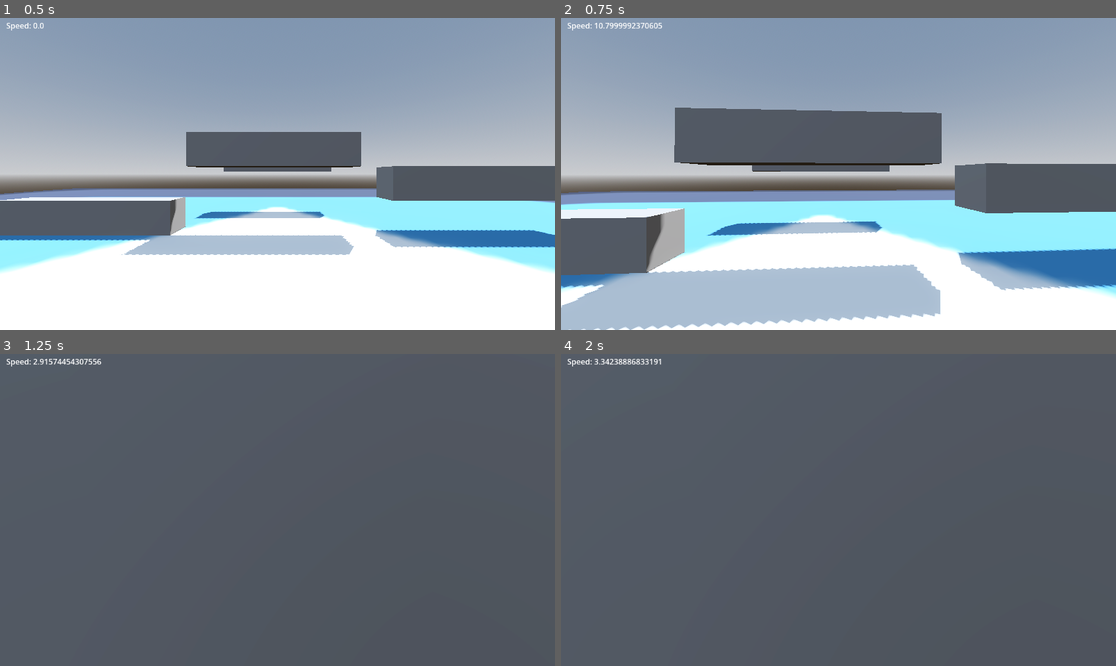
Above: before the commit, frames 1-4 (two rows, left to right).
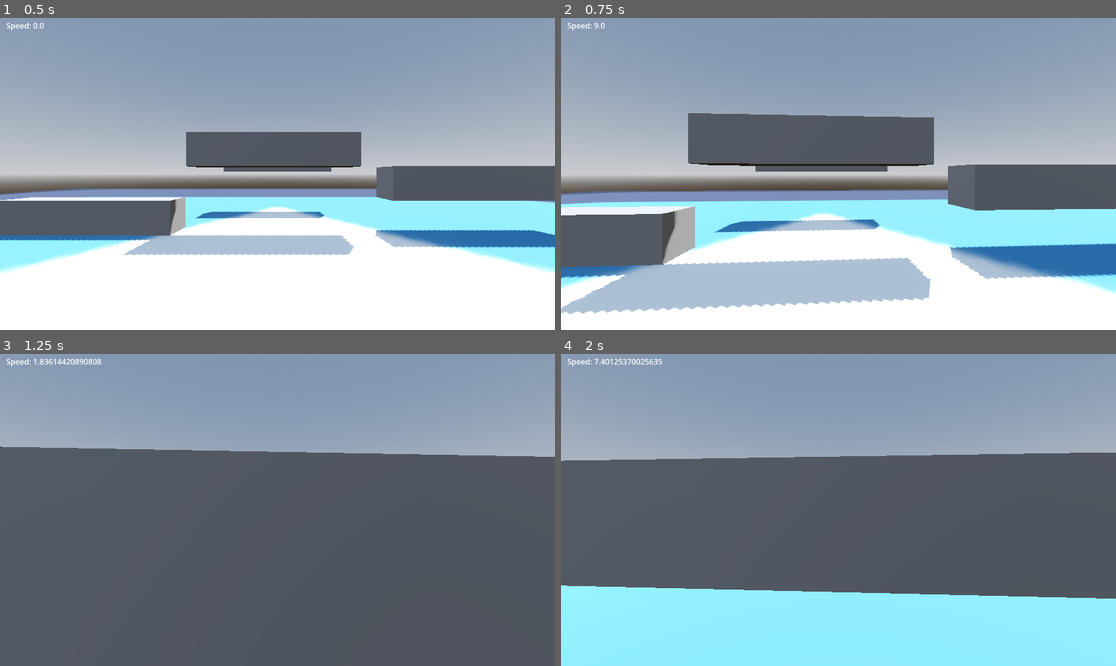
Above: after the commit, the same moments.

Repository: Sytsn/MultiplayerBounty
Game: Godot game, scene res://Scenes/Environment/world.tscn
Same seed, same stepped clock (60 frames per second), same inputs: the game is played once before the commit and once after it. The engine's default icon, where the game draws it, is replaced by a stand-in: a white triangle on a blue panel in a dark square.
Inputs (mouse positions are in pixels of both pictures, inside the frame that each line leads up to):
- Up to frame 1 (0.5 s): no input
- Up to frame 2 (0.75 s): tap Enter at 0.5 s; move the mouse to (866, 174) at 0.52 s; hold W (move_forward) from 0.53 s (still down); hold Shift (sprint) from 0.53 s (still down)
- Up to frame 3 (1.25 s): keep holding W (move_forward); keep holding Shift (sprint); tap Space (jump) at 0.77, 0.8, 1.07 s
- Up to frame 4 (2 s): keep holding W (move_forward); move the mouse to (810, 510) at 1.27 s; release Shift (sprint) at 1.28 s; tap Space (jump) at 1.35, 1.52, 1.82 s; tap Shift (sprint) at 1.55 s

Frame 1 is identical in both runs. In frame 2, 13% of the frame differs, in the area x 0-100%, y 1-100%; in frame 3, 31%; in frame 4, 56%, in the area x 0-100%, y 0-100%.

Commit message:
make player jump at lease one meter

Diff:
--- a/fps-template/Resources/Scenes/player_res.tres
+++ b/fps-template/Resources/Scenes/player_res.tres
@@ -4,7 +4,5 @@
 
 [resource]
 script = ExtResource("1_rh5lk")
-move_speed = 8.0
-air_speed = 1.0
-sprint_speed = 12.0
+jump_impulse = 7.0
 metadata/_custom_type_script = "uid://bobm0qrvdx388"
--- a/fps-template/Resources/Scripts/player_res.gd
+++ b/fps-template/Resources/Scripts/player_res.gd
@@ -6,7 +6,7 @@
 @export var sprint_speed: float = 10.0
 @export var crouch_speed: float = 4.0
 @export var gravity: float = -20.0
-@export var jump_impulse: float = 6.0
+@export var jump_impulse: float = 7.0
 @export var auto_bhop: bool = true
 @export var toggle_sprint: bool
 
